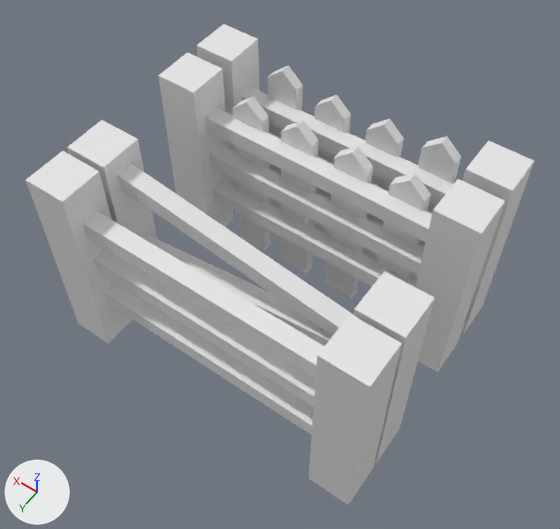
An edit to the Blender file Assets/Environment/Fences.blend, drawn before and after from the same camera.
Both versions are drawn from a 50 mm lens placed at (-1.68, 3.67, 9.35), pointed at (1.95, -1.4, 1.38). Every picture has the same lights, and +X, +Y and +Z are marked at lower left.

Objects in the first picture: 'Fence', 'FenceBroken', 'FenceSpikes1', 'FenceSpikes2'.
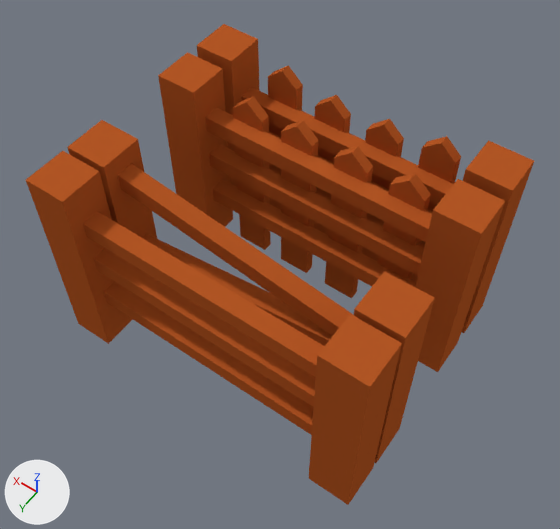
Pixel boxes [x1, y1, x2, y2] of what changed, in the pictures (560 x 529 px):
'FenceSpikes1', recoloured: [158, 52, 505, 372] in both
'Fence', recoloured: [26, 151, 402, 505] in both
'FenceBroken', recoloured: [67, 120, 435, 463] in both
'FenceSpikes2', recoloured: [197, 24, 534, 333] in both

The change, as a diff of the scene's bpy script:
```diff
--- a/Assets/Environment/Fences.blend.py
+++ b/Assets/Environment/Fences.blend.py
@@ mat_lightwood @@
+mat_lightwood = diffuse_material('LightWood')
+mat_lightwood.base_color = (0.456, 0.0953, 0.0185)  # orange #b45725
@@ me_cube_005 @@
 me_cube_005.from_pydata(...)  # 80 vertices, 66 faces; spans x -0.29..4.29, y -0.29..0.29, z 0.0..2.96
+me_cube_005.materials.append(mat_lightwood)  # orange #b45725
@@ me_cube_003 @@
 me_cube_003.from_pydata(...)  # 80 vertices, 66 faces; spans x -0.29..4.29, y -0.29..0.29, z 0.0..2.96
+me_cube_003.materials.append(mat_lightwood)  # orange #b45725
@@ me_cube_002 @@
 me_cube_002.from_pydata(...)  # 40 vertices, 30 faces; spans x -0.29..4.29, y -0.29..0.29, z 0.02..2.96
+me_cube_002.materials.append(mat_lightwood)  # orange #b45725
@@ me_cube_001 @@
 me_cube_001.from_pydata(...)  # 40 vertices, 30 faces; spans x -0.29..4.29, y -0.29..0.29, z 0.02..2.96
+me_cube_001.materials.append(mat_lightwood)  # orange #b45725
```
